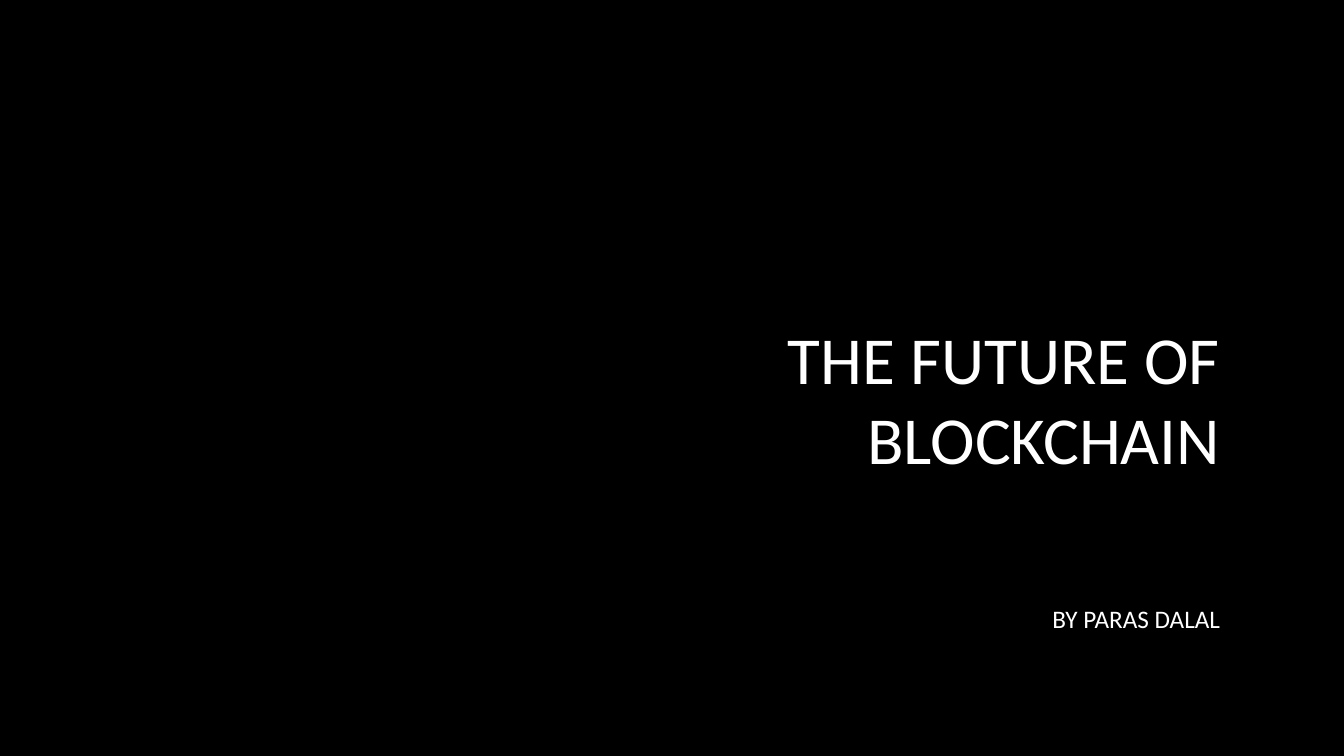
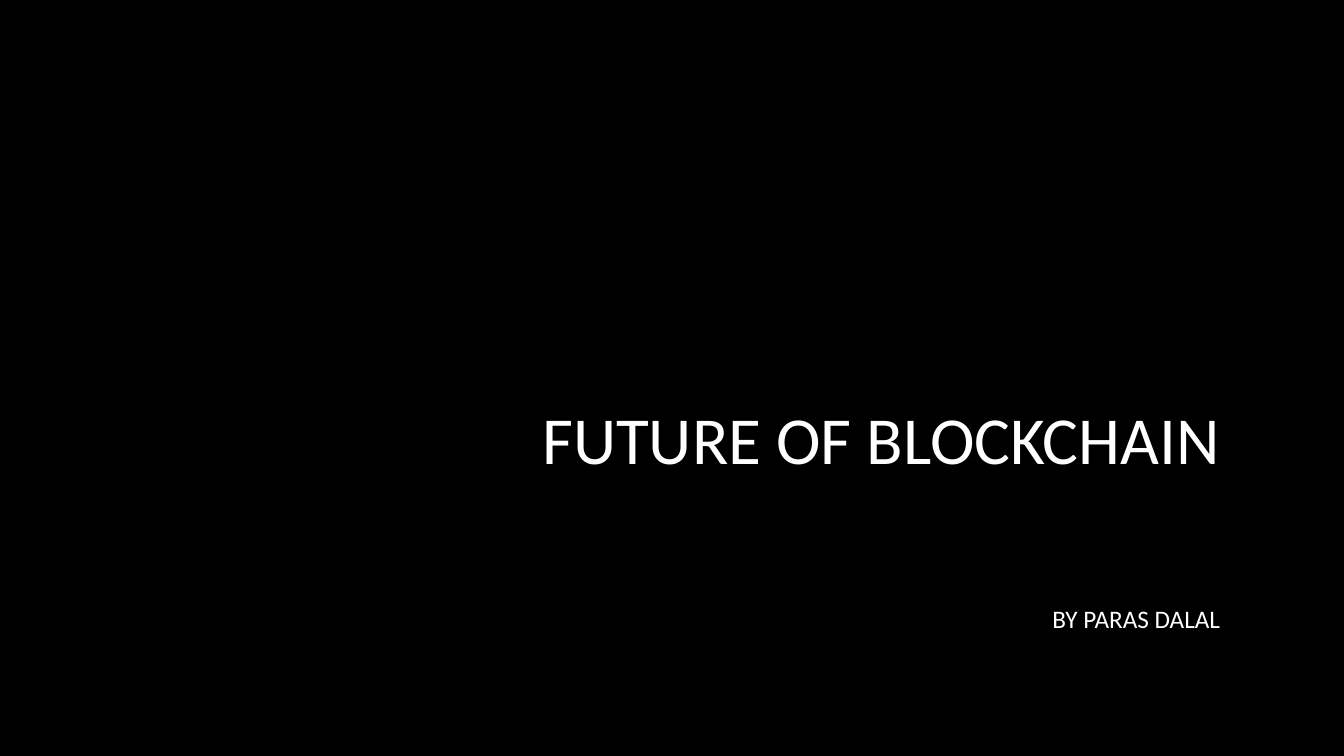
Before and after one commit to ParasDalal/TechNotes, a slide deck: slide 1 of The Future of BlockchainV2.pptx. Drawn at 1344x756 pixels with LibreOffice and Linux fonts; fonts in the diff are those of the drawing; background and template pictures are left out. Boxes give left, top, right and bottom in pixels: in the first picture for what was removed or moved away, otherwise in the second. Text is boxed around its words. In the diff, an @@ line names an element or a change of style, - is before the commit and + after.

Commit message:
eMail for Outlook, Blockchain changes

```diff
--- a/The Future of BlockchainV2.pptx
+++ b/The Future of BlockchainV2.pptx
@@ title at box(542, 420, 1220, 465): text changed @@
-THE FUTURE OF BLOCKCHAIN
+FUTURE OF BLOCKCHAIN
```
Also in this commit, not shown: 8 other slides changed, 1 slide removed, 1 other file.
